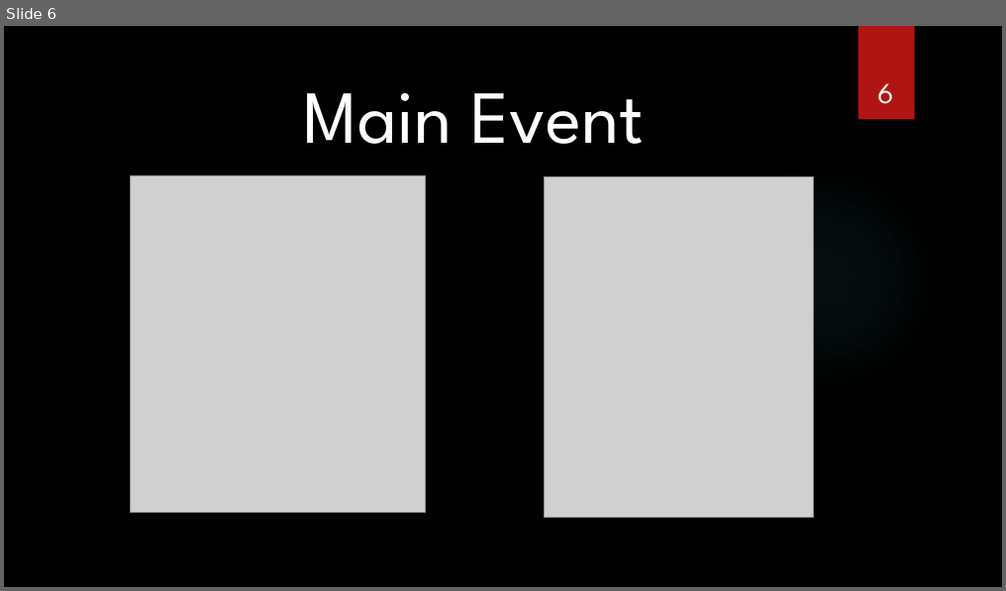
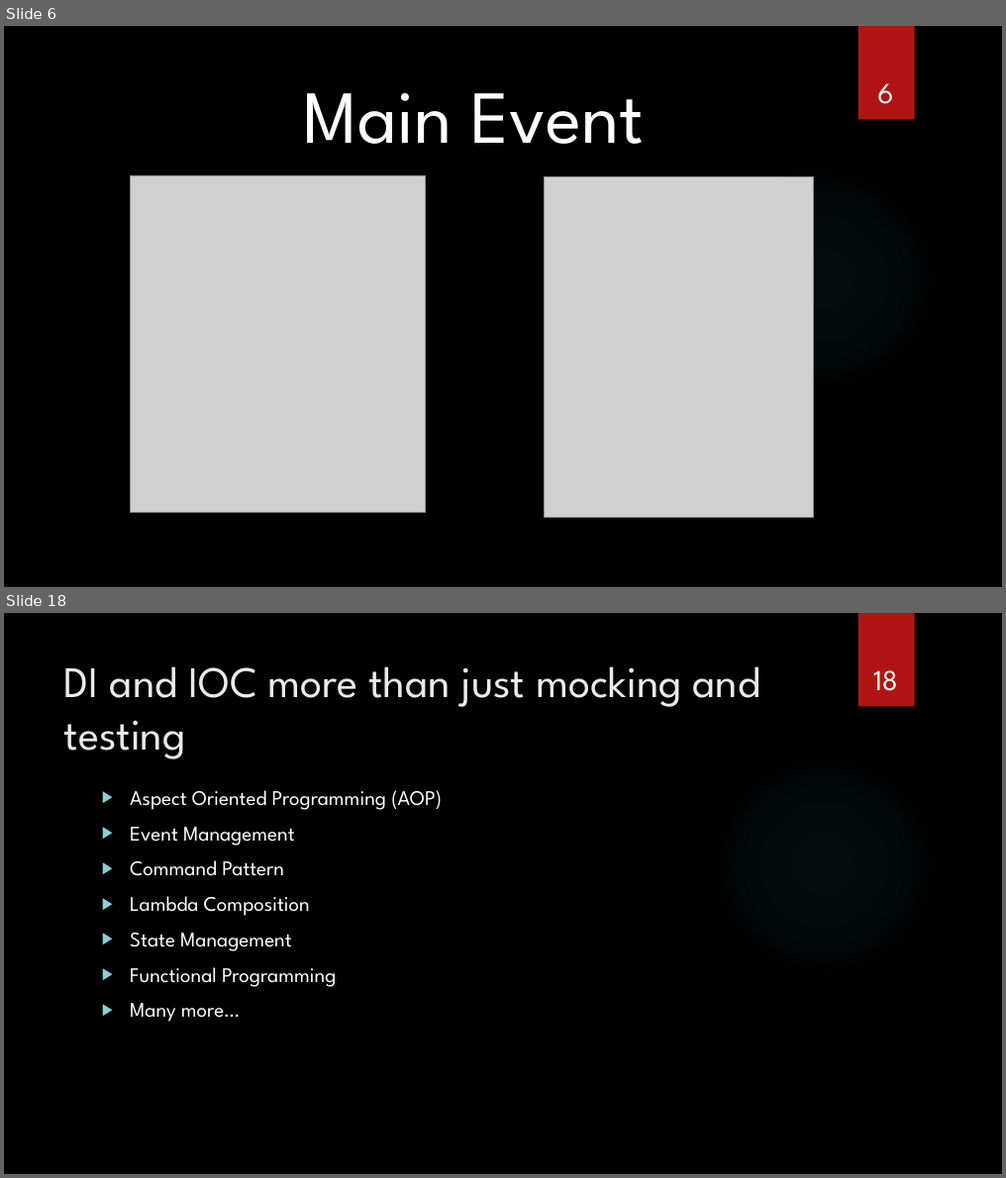
Before and after one commit to jbalman/SoftwareChange, a slide deck: Using DI and IOC - Mocking and Testing/Using DI and IOC - Mocking and Testing.pptx. Shown one above the other, each under a label of ours: slide 6 before the commit, slides 6 and 18 after it; the slides between them are not shown. The pictures are 1006x591 and 1006x1178 pixels, drawn with LibreOffice and Linux fonts; fonts in the diff are those of the drawing; grey boxes stand for pictures; background and template pictures are left out. Boxes give left, top, right and bottom in pixels: in the first picture for what was removed or moved away, otherwise in the second. Text is boxed around its words. In the diff, an @@ line names an element or a change of style, - is before the commit and + after.

```diff
--- a/Using DI and IOC - Mocking and Testing/Using DI and IOC - Mocking and Testing.pptx
+++ b/Using DI and IOC - Mocking and Testing/Using DI and IOC - Mocking and Testing.pptx
@@ slide 18 added at [4,613,1002,1174], background picture (left out); not listed: 2 template elements that a slide beside it also shows @@
@@ title added at [64,666,760,760], 42 pt, text #EBEBEB @@
+DI and IOC more than just mocking and testing
@@ page number added at [873,670,898,691], 28 pt, text #FFFFFF @@
+18
@@ text added at [130,790,442,1022], 20 pt, text #FFFFFF @@
+▶ Aspect Oriented Programming (AOP)
+▶ Event Management
+▶ Command Pattern
+▶ Lambda Composition
+▶ State Management
+▶ Functional Programming
+▶ Many more…
```
Also in this commit, not shown: 5 slides changed, 10 other slides added, 2 slides removed.
